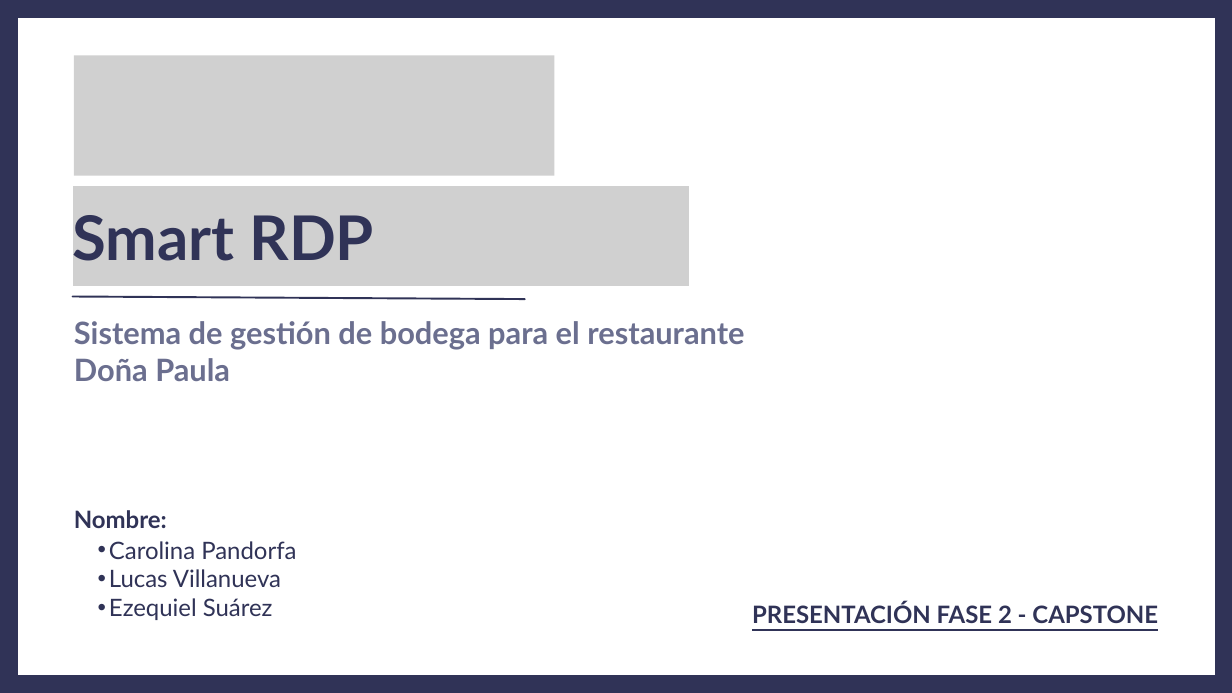
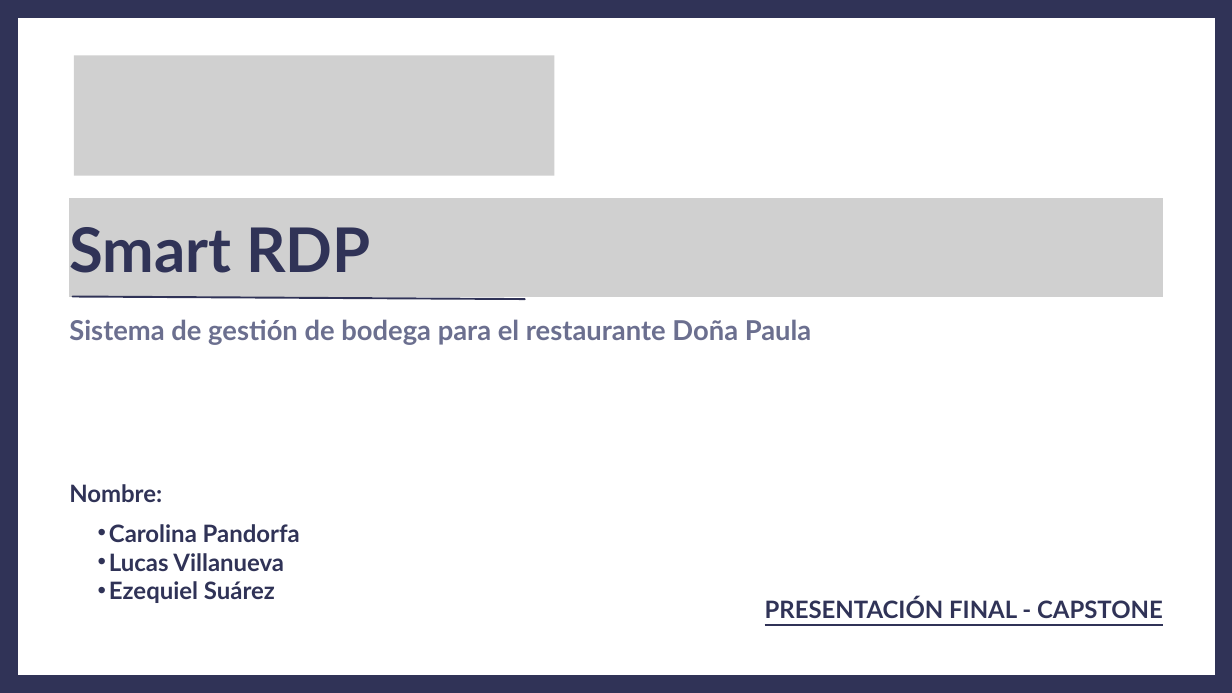
Before and after one commit to ezequielesq/SAN-BERNARDO-MALLEN-GONZALEZ-PTY4614-002D-EQUIPO-3, a slide deck: slide 1 of FASE 2/EVIDENCIAS PROYECTO/PRESENTACIÓN FASE 2 - CAPSTONE.pptx. Drawn at 1232x693 pixels with LibreOffice and Linux fonts; fonts in the diff are those of the drawing; grey boxes stand for pictures. Boxes give left, top, right and bottom in pixels: in the first picture for what was removed or moved away, otherwise in the second. Text is boxed around its words. In the diff, an @@ line names an element or a change of style, - is before the commit and + after.

Commit message:
docs: actualización de la presentación de la Fase 2 (pptx y pdf)

```diff
--- a/FASE 2/EVIDENCIAS PROYECTO/PRESENTACIÓN FASE 2 - CAPSTONE.pptx
+++ b/FASE 2/EVIDENCIAS PROYECTO/PRESENTACIÓN FASE 2 - CAPSTONE.pptx
@@ text "Smart RDP": place and size @@
-text "Smart RDP" at (73, 215, 374, 261)
+text "Smart RDP" at (69, 227, 371, 273)
@@ picture: place and size @@
-picture at (73, 186, 689, 285)
+picture at (69, 198, 1162, 298)
@@ text "Sistema de gestión de bodega ..." at (69, 319, 812, 345): size 36 to 32 pt; line spacing 43.2pt to 38.4pt @@
@@ text "Nombre:": place and size @@
-text "Nombre:" at (74, 510, 167, 528)
+text "Nombre:" at (69, 484, 162, 502)
@@ text "Carolina Pandorfa": place and size @@
-text "Carolina Pandorfa" at (109, 541, 296, 620)
+text "Carolina Pandorfa" at (109, 524, 300, 603)
@@ text "Carolina Pandorfa" at (109, 524, 300, 603): bold on @@
@@ text at (765, 597, 1163, 618): text changed @@
-PRESENTACIÓN FASE 2 - CAPSTONE
+PRESENTACIÓN FINAL - CAPSTONE
```
Also in this commit, not shown: 10 other slides changed, 19 slides added, 7 slides removed, 1 other file.
